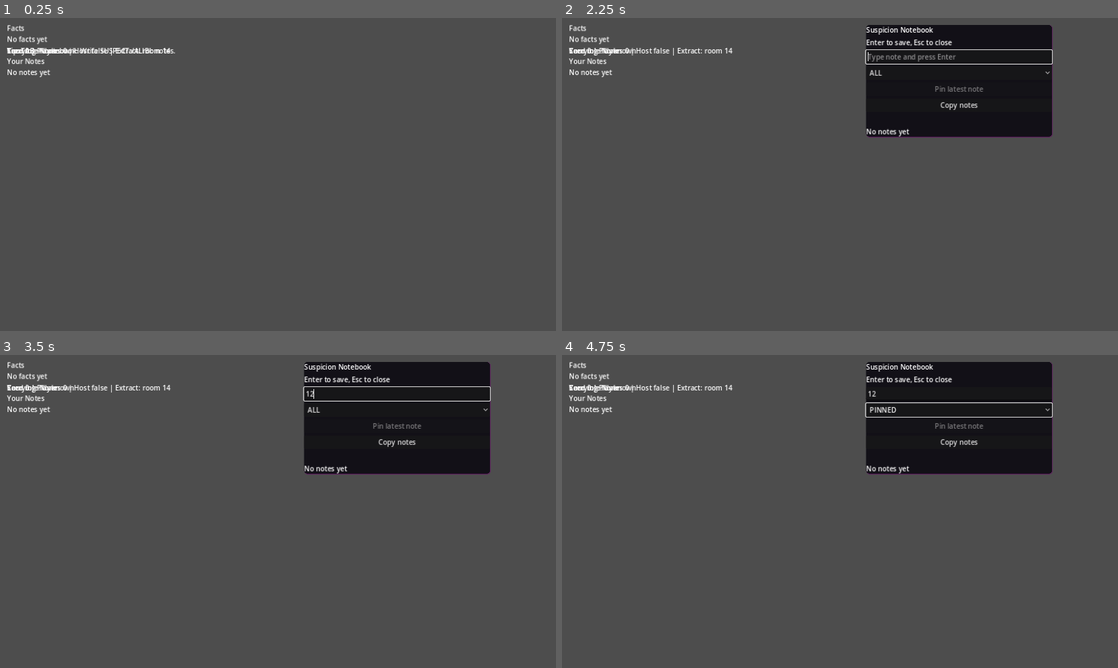
Above: before the commit, frames 1-4 (two rows, left to right).
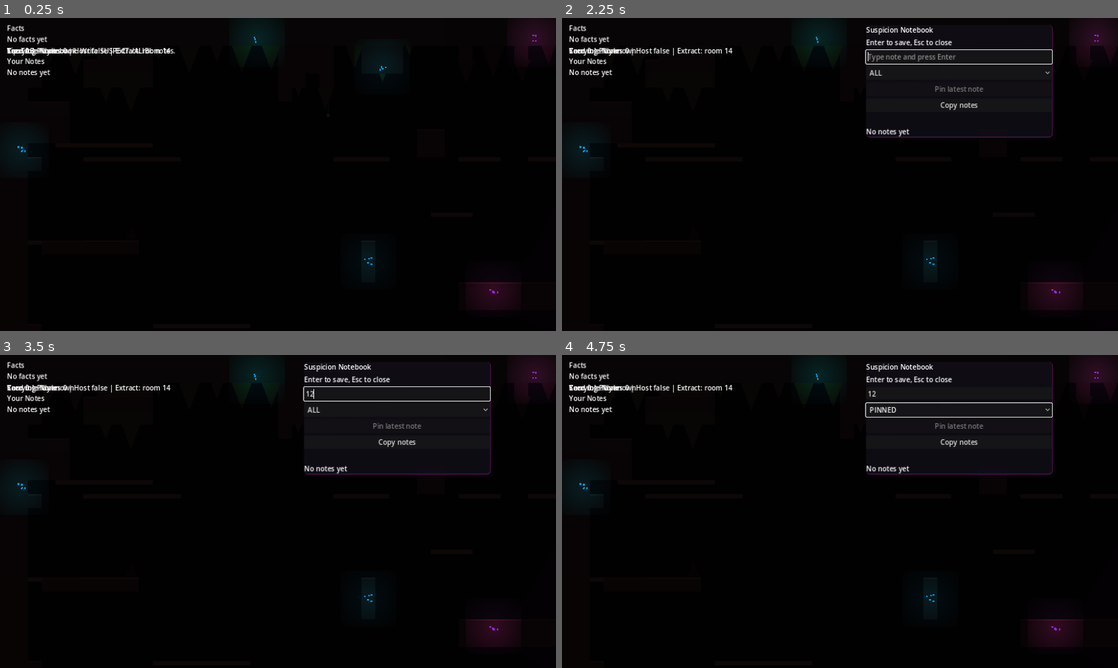
Above: after the commit, the same moments.

Repository: Jordans14/DeductionDelve
Game: Godot game, scene res://scenes/Game.tscn
Same seed, same stepped clock (60 frames per second), same inputs: the game is played once before the commit and once after it. This scene is started directly instead of the project's main scene.
Inputs (mouse positions are in pixels of both pictures, inside the frame that each line leads up to):
- Up to frame 1 (0.25 s): no input
- Up to frame 2 (2.25 s): tap Enter (ui_accept) at 0.5, 0.77, 1.25, 1.52, 2 s; hold X 0.53-1.28 s; hold Right (ui_right) 0.53-2.03 s; tap Tab at 1.35 s; hold Left (ui_left) from 2.03 s (still down); tap N at 2.1 s
- Up to frame 3 (3.5 s): release Left (ui_left) at 2.75 s; click (394, 392) at 2.77 s; type "12" at 2.85 s
- Up to frame 4 (4.75 s): click "ALL" at 3.5 s; click "Copy notes" at 4.25 s

The runs differ from the first frame. In frame 1, 100% of the frame differs, in the area x 0-100%, y 0-100%; in frame 2, 88%; in frame 3, 88%; in frame 4, 88%.
Error before the commit: Parse Error: Cannot infer the type of "col" variable because the value doesn't have a set type. (res://src/gen/room_builder.gd:563)

Commit message:
Fixed Critical Parse Error: Explicitly typed 'col' and 'crystal_cols' to Color/Array[Color] to resolve Godot 4's type inference failure during world generation. This fix guarantees the level generator loads flawlessly.

Diff:
--- a/godot/src/gen/room_builder.gd
+++ b/godot/src/gen/room_builder.gd
@@ -515,7 +515,7 @@
 	var rng := RandomNumberGenerator.new()
 	rng.seed = sx * 31 + sy * 53
 	# Colorful flora: Magenta, Lime-green, Cyan blue
-	var colors := [Color(0.8, 0.3, 1.0), Color(0.1, 0.9, 0.4), Color(0.0, 0.8, 1.0)]
+	var colors : Array[Color] = [Color(0.8, 0.3, 1.0), Color(0.1, 0.9, 0.4), Color(0.0, 0.8, 1.0)]
 	var glow_col : Color = colors[rng.randi() % colors.size()]
 
 	# Scatters cluster nodes on solid surfaces
@@ -552,7 +552,7 @@
 func _add_crystals(parent: Node2D, grid: Array, sx: int, sy: int, biome_amb: Color) -> void:
 	var rng := RandomNumberGenerator.new()
 	rng.seed = sx * 13 + sy * 37
-	var crystal_cols := [Color(0.2, 0.6, 1.0), Color(1.0, 0.2, 0.6), Color(0.9, 0.9, 0.1)]
+	var crystal_cols : Array[Color] = [Color(0.2, 0.6, 1.0), Color(1.0, 0.2, 0.6), Color(0.9, 0.9, 0.1)]
 
 	for lx in range(CHUNK_W):
 		for ly in range(CHUNK_H):
@@ -560,7 +560,7 @@
 				# Check if exposed above (on the floor)
 				if ly > 0 and not bool(grid[sx + lx][sy + ly - 1]) and rng.randf() < 0.015:
 					var world_pos := Vector2(float(lx)*T_SIZE + T_SIZE*0.5, float(ly)*T_SIZE)
-					var col := crystal_cols[rng.randi() % crystal_cols.size()]
+					var col : Color = crystal_cols[rng.randi() % crystal_cols.size()]
 
 					# Crystal shard
 					var shard := Polygon2D.new()
